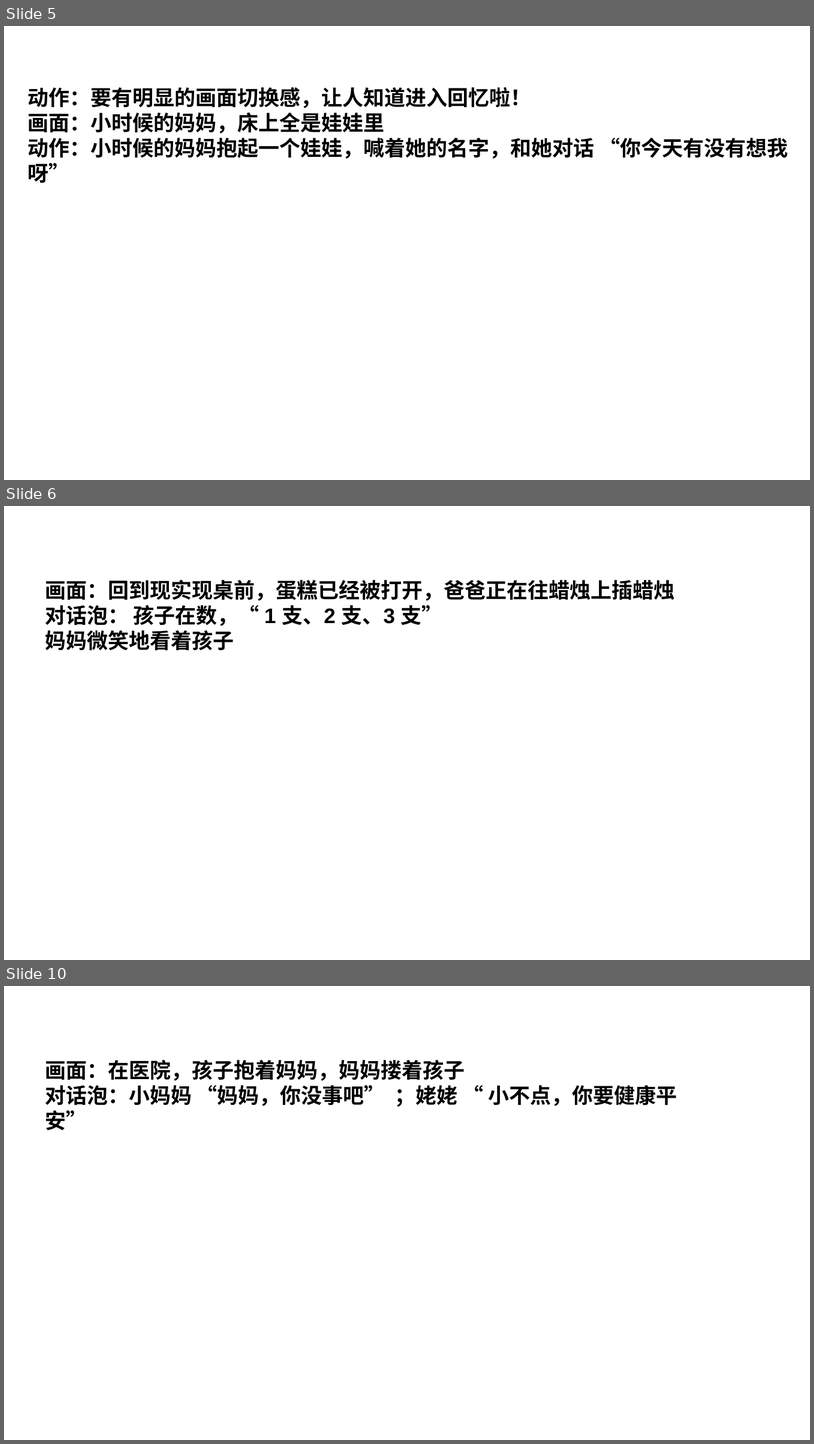
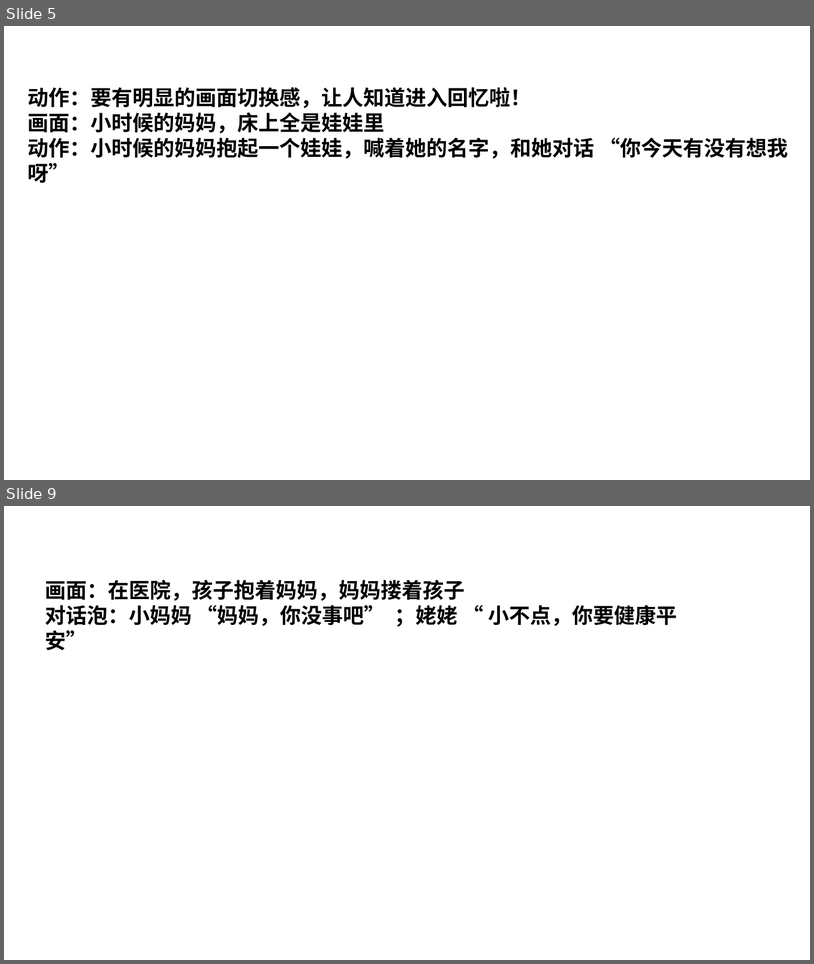
Before and after one commit to iamzhuoxuan/WriterBP, a slide deck: WriterBPSecurity.pptx. Shown one above the other, each under a label of ours: slides 5, 6 and 10 before the commit, slides 5 and 9 after it; the slides between them are not shown. The pictures are 814x1444 and 814x964 pixels, drawn with LibreOffice and Linux fonts; fonts in the diff are those of the drawing. Boxes give left, top, right and bottom in pixels: in the first picture for what was removed or moved away, otherwise in the second. Text is boxed around its words. In the diff, an @@ line names an element or a change of style, - is before the commit and + after.

```diff
--- a/WriterBPSecurity.pptx
+++ b/WriterBPSecurity.pptx
@@ slide 6 removed at (4,506,810,960), background #FFFFFF @@
@@ text removed at (45,580,675,651) @@
-画面：回到现实现桌前，蛋糕已经被打开，爸爸正在往蜡烛上插蜡烛
-对话泡： 孩子在数，“ 1 支、2 支、3 支”
-妈妈微笑地看着孩子
@@ what was slide 10 is now slide 9 @@
```
Also in this commit, not shown: 3 slides changed, 1 other file.
